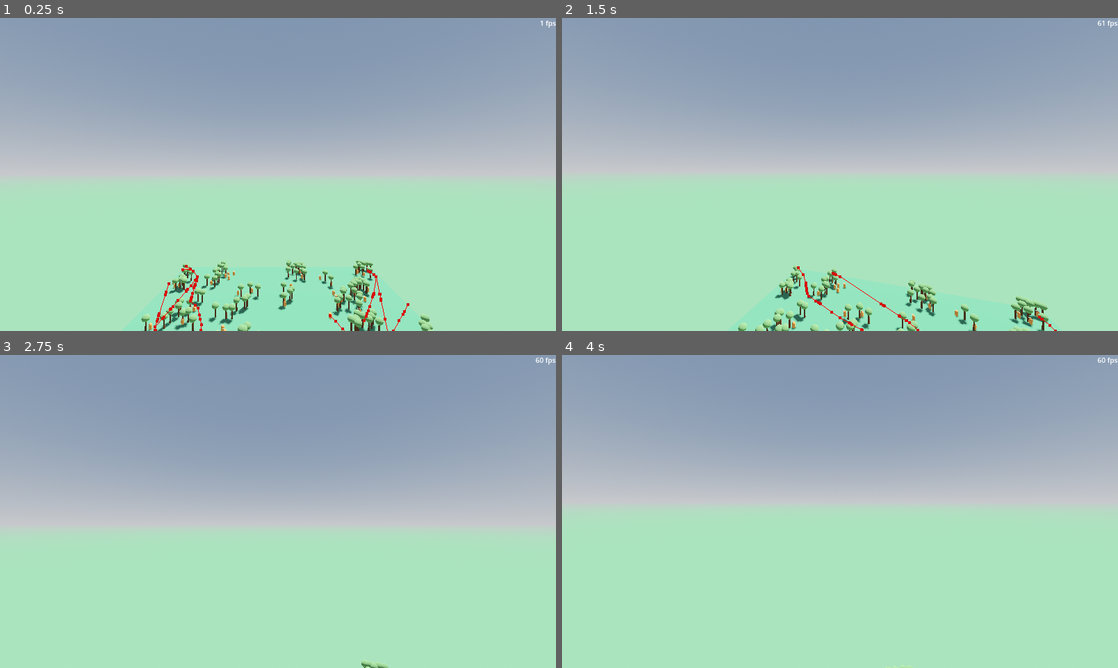
Above: before the commit, frames 1-4 (two rows, left to right).
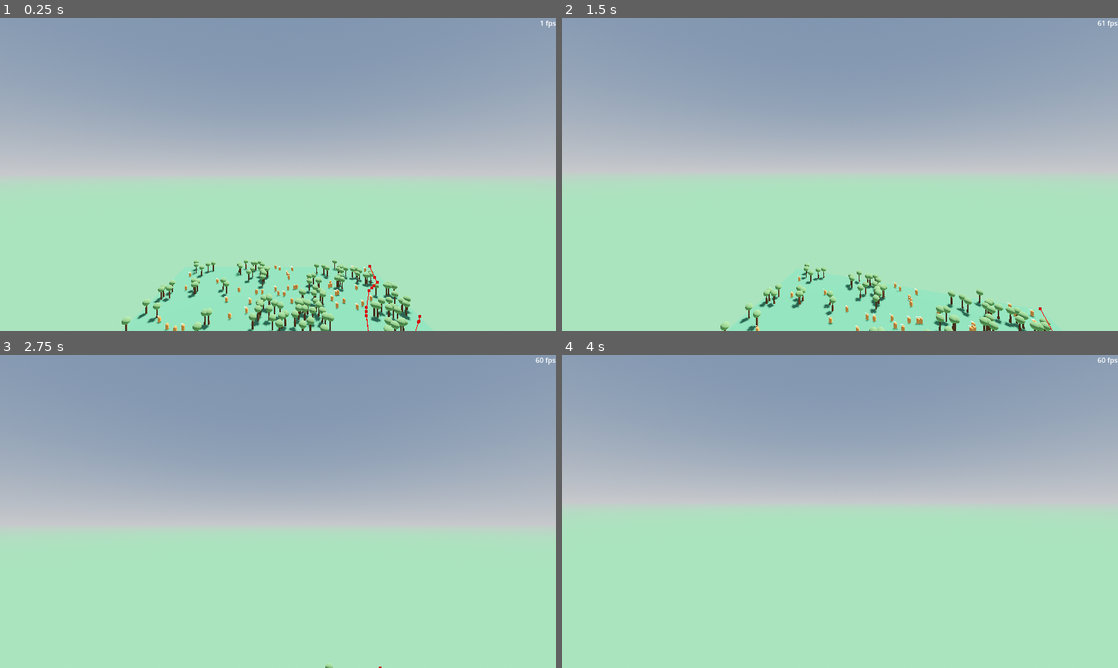
Above: after the commit, the same moments.

Repository: LyciaStenson/EcosystemSimulation
Game: Godot game, scene res://Scenes/Main.tscn
Two runs of this game, one before a commit and one after it. Both use one fixed random seed, a clock stepped at 60 frames per second and the inputs below.
Inputs (mouse positions are in pixels of both pictures, inside the frame that each line leads up to):
- Up to frame 1 (0.25 s): no input
- Up to frame 2 (1.5 s): move the mouse to (867, 174) at 0.52 s; hold W (MoveForward) from 0.53 s (still down); move the mouse to (812, 174) at 1.27 s
- Up to frame 3 (2.75 s): keep holding W (MoveForward); move the mouse to (289, 505) at 2.02 s
- Up to frame 4 (4 s): keep holding W (MoveForward); move the mouse to (834, 517) at 2.77 s; move the mouse to (878, 514) at 3.52 s

The runs differ from the first frame. In frame 1, 5.7% of the frame differs, in the area x 21-78%, y 77-100%; in frame 2, 4.1%; in frame 3, less than 0.1%; in frame 4, less than 0.1%.

Commit message:
Working on adding water

Diff:
--- a/Scenes/Main.tscn
+++ b/Scenes/Main.tscn
@@ -1,6 +1,7 @@
-[gd_scene load_steps=9 format=3 uid="uid://bvfg107sfp4xx"]
+[gd_scene load_steps=10 format=3 uid="uid://bvfg107sfp4xx"]
 
 [ext_resource type="PackedScene" uid="uid://g7l7d0cxn440" path="res://Scenes/EcosystemManager.tscn" id="1_rktck"]
+[ext_resource type="PackedScene" uid="uid://dfftdtmflevi1" path="res://Scenes/Water.tscn" id="2_4r1ub"]
 [ext_resource type="Script" path="res://Scripts/FPSLabel.gd" id="3_ckufk"]
 [ext_resource type="PackedScene" uid="uid://1n6rp3pfmw1q" path="res://Scenes/Player.tscn" id="3_livb2"]
 
@@ -30,8 +31,10 @@
 [node name="EcosystemManager" parent="." instance=ExtResource("1_rktck")]
 predator_num = 3
 prey_num = 100
+water_num = 3
 tree_num = 250
-noise_threshold = 0.05
+noise_threshold = 0.1
+water_scene = ExtResource("2_4r1ub")
 
 [node name="Ground" type="Node3D" parent="EcosystemManager"]
 transform = Transform3D(1, 0, 0, 0, 1, 0, 0, 0, 1, 0, -0.25, 0)
--- /dev/null
+++ b/Scenes/Water.tscn
@@ -0,0 +1,24 @@
+[gd_scene load_steps=4 format=3 uid="uid://dfftdtmflevi1"]
+
+[sub_resource type="StandardMaterial3D" id="StandardMaterial3D_mmv24"]
+albedo_color = Color(0.238607, 0.610443, 0.649308, 1)
+
+[sub_resource type="CylinderMesh" id="CylinderMesh_6uswt"]
+material = SubResource("StandardMaterial3D_mmv24")
+top_radius = 1.5
+bottom_radius = 1.5
+height = 0.1
+
+[sub_resource type="CylinderShape3D" id="CylinderShape3D_tu36m"]
+height = 0.5
+radius = 1.5
+
+[node name="Water" type="StaticBody3D"]
+
+[node name="MeshInstance" type="MeshInstance3D" parent="."]
+transform = Transform3D(1, 0, 0, 0, 1, 0, 0, 0, 1, 0, -0.035, 0)
+mesh = SubResource("CylinderMesh_6uswt")
+
+[node name="CollisionShape" type="CollisionShape3D" parent="."]
+transform = Transform3D(1, 0, 0, 0, 1, 0, 0, 0, 1, 0, 0.25, 0)
+shape = SubResource("CylinderShape3D_tu36m")
--- a/Scripts/EcosystemManager.gd
+++ b/Scripts/EcosystemManager.gd
@@ -2,14 +2,14 @@
 
 @export var predator_num : int
 @export var prey_num : int
+@export var water_num : int
 @export var tree_num : int
-#@export var tree_threshold : float
-#@export_range(0, 1, 0.001) var tree_probability : float
 
 @export var noise_threshold : float
 
 @export var predator_scene : PackedScene
 @export var prey_scene : PackedScene
+@export var water_scene : PackedScene
 @export var tree_mesh : Mesh
 @export var leaves_mesh : Mesh
 @export var apple_mesh : Mesh
@@ -19,8 +19,6 @@
 var tree_multimesh : MultiMeshInstance3D
 var leaves_multimesh : MultiMeshInstance3D
 
-#var tree_positions : Array[Vector3]
-
 var high_positions : Array[Vector3]
 var low_positions : Array[Vector3]
 
@@ -28,6 +26,7 @@
 	fast_noise.noise_type = FastNoiseLite.TYPE_PERLIN
 	fast_noise.seed = randi()
 	generate_spawn_positions()
+	generate_water()
 	generate_trees()
 	generate_nav()
 
@@ -64,7 +63,19 @@
 		push_error("Noise Threshold too low")
 
 func generate_water():
-	pass
+	for i in water_num:
+		var instantiated_scene : StaticBody3D = water_scene.instantiate()
+		var position_index : int = randi_range(0, low_positions.size() - 1)
+		instantiated_scene.position = low_positions[position_index]
+		low_positions.remove_at(position_index)
+		add_child(instantiated_scene)
+		var space_state : PhysicsDirectSpaceState3D = get_world_3d().direct_space_state
+		for pos in low_positions:
+			var query := PhysicsPointQueryParameters3D.new()
+			query.set_position(pos)
+			var result = space_state.intersect_point(query)
+			if result:
+				print("Result")
 
 func generate_trees():
 	leaves_multimesh = MultiMeshInstance3D.new()
@@ -80,8 +91,8 @@
 	leaves_multimesh.multimesh.instance_count = tree_num
 
 	for i in tree_num:
-		var position_index : int = randi_range(0, low_positions.size() - 1)
-		add_tree(i, low_positions[position_index])
+		var position_index : int = randi_range(0, high_positions.size() - 1)
+		add_tree(i, high_positions[position_index])
 
 	add_child(tree_multimesh)
 	add_child(leaves_multimesh)
--- a/Scripts/PredatorBehavior.gd
+++ b/Scripts/PredatorBehavior.gd
@@ -3,7 +3,7 @@
 var targets : Array[Node3D]
 
 func _ready():
-	get_parent().add_to_group("Predator")
+	agent.add_to_group("Predator")
 
 func _process(_delta):
 	if !targets.is_empty():
@@ -16,8 +16,8 @@
 func visibility_exited(body : Node3D):
 	if targets.has(body):
 		targets.erase(body)
-		if targets.is_empty():
-			agent.nav_agent.target_position = Vector3()
+		#if targets.is_empty():
+			#agent.nav_agent.target_position = Vector3()
 
 func attack_entered(body : Node3D):
 	if body.is_in_group("Prey"):
--- a/Scripts/PreyBehavior.gd
+++ b/Scripts/PreyBehavior.gd
@@ -5,7 +5,7 @@
 @onready var energy_bar : MeshInstance3D = $"../EnergyBar"
 
 func _ready():
-	get_parent().add_to_group("Prey")
+	agent.add_to_group("Prey")
 
 func _process(_delta):
 	if !predators.is_empty():
@@ -19,5 +19,5 @@
 func visibility_exited(body : Node3D):
 	if predators.has(body):
 		predators.erase(body)
-	if predators.is_empty():
-		agent.nav_agent.target_position = Vector3()
+	#if predators.is_empty():
+		#agent.nav_agent.target_position = Vector3()
--- a/Shaders/ProgressBar.gdshader
+++ b/Shaders/ProgressBar.gdshader
@@ -1,5 +1,6 @@
 shader_type spatial;
 render_mode cull_disabled;
+render_mode unshaded;
 
 uniform float value;
 
